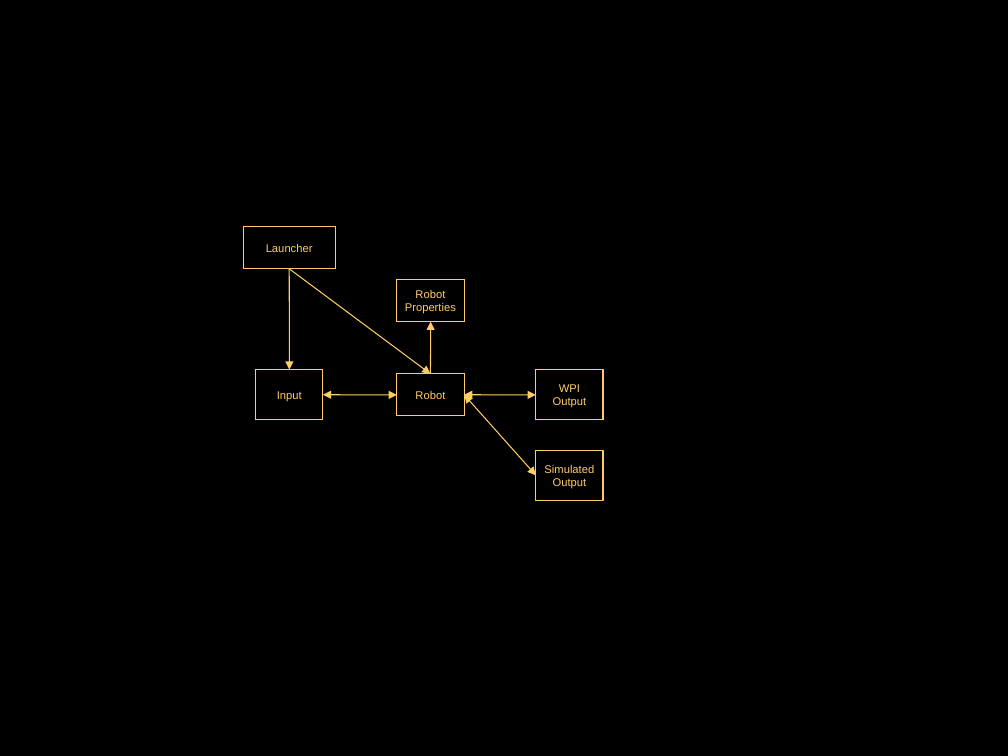
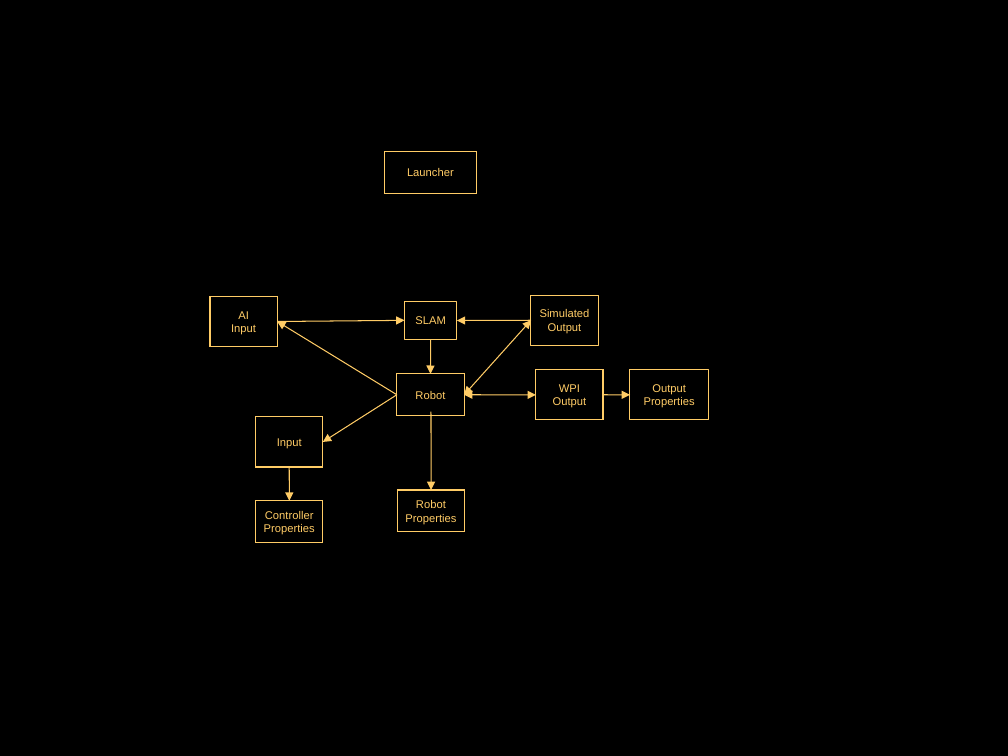
Before and after one commit to JamesTerm/Robot_Simulation, a slide deck: slide 1 of Design/Modular_Design.ppt. Drawn at 1008x756 pixels with LibreOffice and Linux fonts; fonts in the diff are those of the drawing. Boxes give left, top, right and bottom in pixels: in the first picture for what was removed or moved away, otherwise in the second. Text is boxed around its words. In the diff, an @@ line names an element or a change of style, - is before the commit and + after.

Commit message:
Flushed out all the modules in the design and their interactions

```diff
--- a/Design/Modular_Design.ppt
+++ b/Design/Modular_Design.ppt
@@ rectangle "Launcher" moved from (x1=243, y1=227, x2=336, y2=269) to (x1=384, y1=151, x2=477, y2=194) @@
@@ rectangle added at (x1=210, y1=296, x2=277, y2=347), outline #FFCC66 0.74 pt, 8 pt, text #FFCC66 @@
+AI
+Input
@@ rectangle "Simulated" moved from (x1=536, y1=451, x2=604, y2=501) to (x1=531, y1=295, x2=599, y2=346) @@
@@ arrow moved from (289, 269) - (430, 374) to (397, 395) - (277, 322) @@
@@ arrow moved from (289, 269) - (289, 370) to (277, 322) - (404, 321) @@
@@ rectangle added at (x1=404, y1=301, x2=457, y2=339), outline #FFCC66 0.74 pt, 8 pt, text #FFCC66 @@
+SLAM
@@ arrow added from (531, 321) to (457, 321), #FFCC66 0.74 pt @@
@@ double arrow moved from (464, 395) - (536, 476) to (464, 395) - (531, 321) @@
@@ arrow moved from (430, 374) - (430, 322) to (430, 340) - (430, 374) @@
@@ rectangle added at (x1=630, y1=370, x2=709, y2=420), outline #FFCC66 0.74 pt, 8 pt, text #FFCC66 @@
+Output
+Properties
@@ rectangle "Input" moved from (x1=256, y1=370, x2=324, y2=420) to (x1=256, y1=416, x2=324, y2=467) @@
@@ double arrow moved from (323, 395) - (397, 395) to (397, 395) - (323, 442) @@
@@ double arrow (397, 395) - (323, 442): double arrow to arrow @@
@@ arrow added from (431, 411) to (431, 490), #FFCC66 0.74 pt @@
@@ arrow added from (603, 395) to (630, 395), #FFCC66 0.74 pt @@
@@ arrow added from (289, 467) to (289, 501), #FFCC66 0.74 pt @@
@@ rectangle added at (x1=256, y1=501, x2=324, y2=543), outline #FFCC66 0.74 pt, 8 pt, text #FFCC66 @@
+Controller
+Properties
@@ rectangle "Robot" moved from (x1=397, y1=279, x2=465, y2=322) to (x1=397, y1=490, x2=465, y2=532) @@
```
